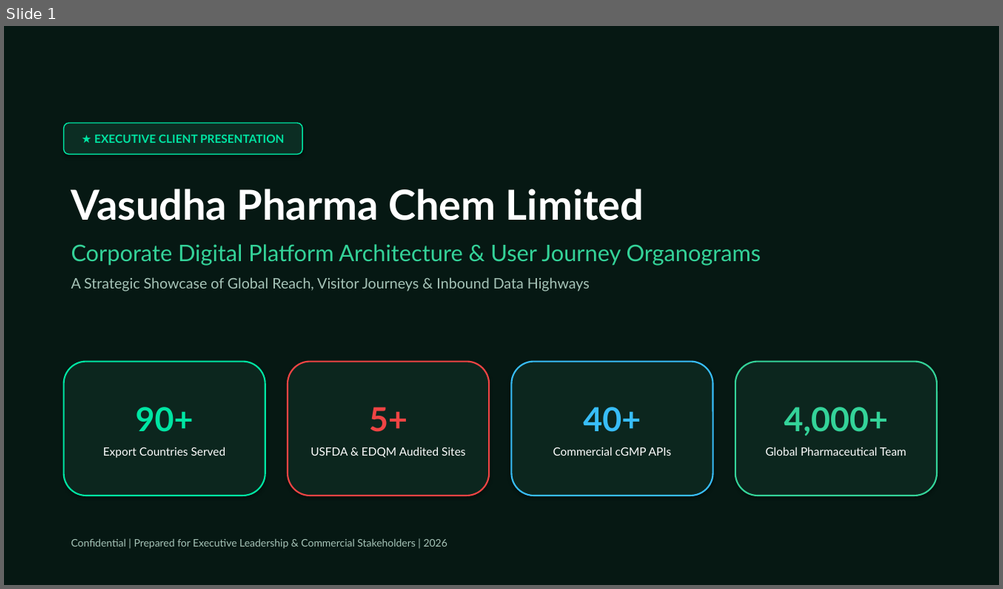
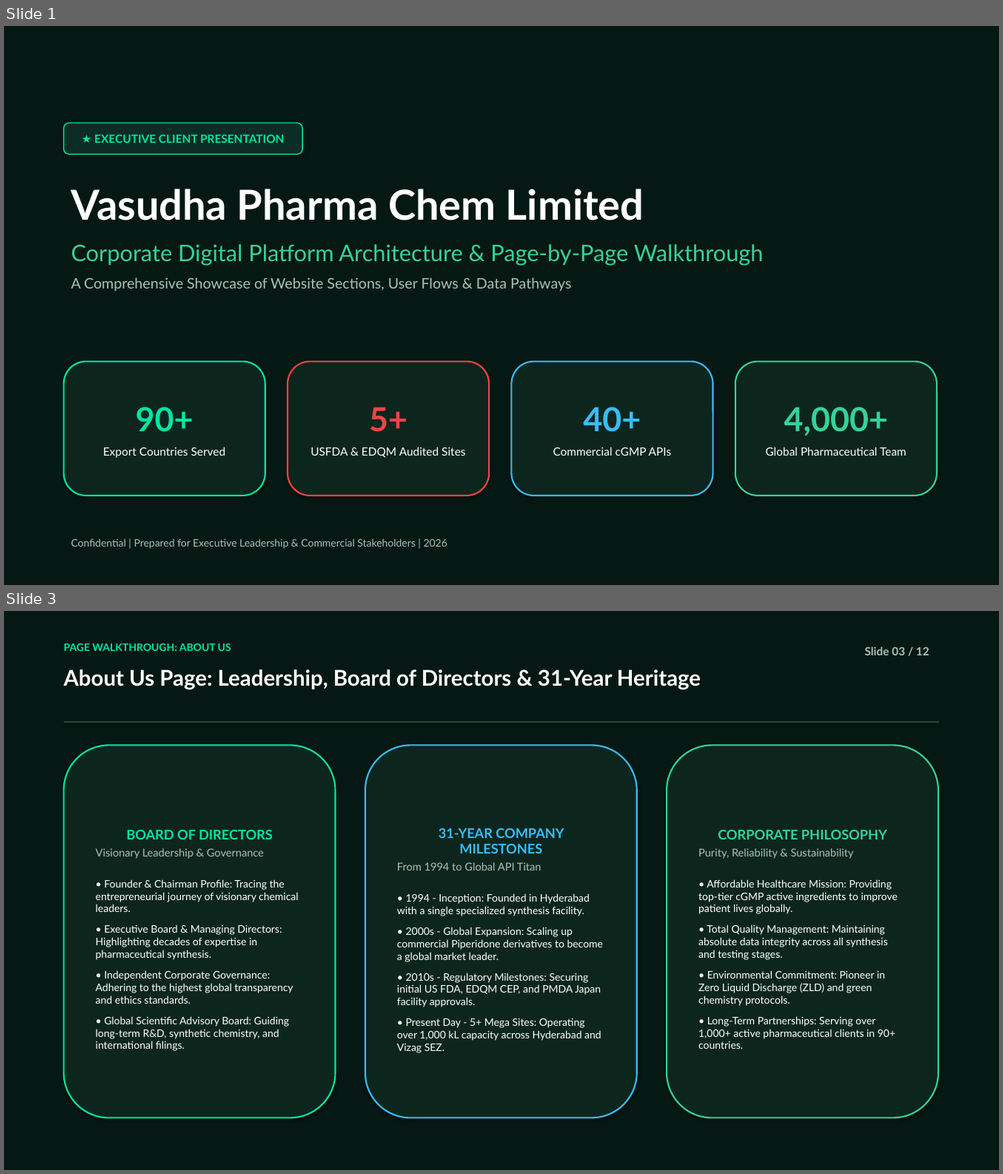
Before and after one commit to saikrishna-bethamcharla/vasudhapharma-green, a slide deck: Vasudha_Pharma_Executive_Presentation.pptx. Shown one above the other, each under a label of ours: slide 1 before the commit, slides 1 and 3 after it; the slides between them are not shown. The pictures are 1003x589 and 1003x1174 pixels, drawn with LibreOffice and Linux fonts; fonts in the diff are those of the drawing. Boxes give left, top, right and bottom in pixels: in the first picture for what was removed or moved away, otherwise in the second. Text is boxed around its words. In the diff, an @@ line names an element or a change of style, - is before the commit and + after.

Commit message:
docs(presentation): update deck to page-by-page walkthrough with 3D globe, About Us, and section organograms

```diff
--- a/Vasudha_Pharma_Executive_Presentation.pptx
+++ b/Vasudha_Pharma_Executive_Presentation.pptx
@@ slide 3 added at bbox=[4, 611, 999, 1170], background #FFFFFF @@
@@ rectangle added at bbox=[4, 611, 999, 1170], fill #061813 @@
@@ text added at bbox=[64, 643, 231, 651], 10 pt, text #00E5A3, bold @@
+PAGE WALKTHROUGH: ABOUT US
@@ text added at bbox=[865, 647, 929, 655], 11 pt, text #A7C4B8, bold @@
+Slide 03 / 12
@@ text added at bbox=[64, 669, 700, 690], 21 pt, text #FFFFFF, bold @@
+About Us Page: Leadership, Board of Directors & 31-Year Heritage
@@ rectangle added at bbox=[64, 721, 939, 723], fill #1A4A3A @@
@@ rounded rectangle added at bbox=[64, 745, 336, 1119], fill #0C261E, outline #00E5A3 1.5 pt, 10 pt, text #FFFFFF @@
+BOARD OF DIRECTORS
+Visionary Leadership & Governance
+• Founder & Chairman Profile: Tracing the entrepreneurial journey of visionary chemical leaders.
+• Executive Board & Managing Directors: Highlighting decades of expertise in pharmaceutical synthesis.
+• Independent Corporate Governance: Adhering to the highest global transparency and ethics standards.
+• Global Scientific Advisory Board: Guiding long-term R&D, synthetic chemistry, and international filings.
@@ rounded rectangle added at bbox=[365, 745, 637, 1119], fill #0C261E, outline #38BDF8 1.5 pt, 10 pt, text #FFFFFF @@
+31-YEAR COMPANY MILESTONES
+From 1994 to Global API Titan
+• 1994 - Inception: Founded in Hyderabad with a single specialized synthesis facility.
+• 2000s - Global Expansion: Scaling up commercial Piperidone derivatives to become a global market leader.
+• 2010s - Regulatory Milestones: Securing initial US FDA, EDQM CEP, and PMDA Japan facility approvals.
+• Present Day - 5+ Mega Sites: Operating over 1,000 kL capacity across Hyderabad and Vizag SEZ.
@@ rounded rectangle added at bbox=[666, 745, 938, 1119], fill #0C261E, outline #34D399 1.5 pt, 10 pt, text #FFFFFF @@
+CORPORATE PHILOSOPHY
+Purity, Reliability & Sustainability
+• Affordable Healthcare Mission: Providing top-tier cGMP active ingredients to improve patient lives globally.
+• Total Quality Management: Maintaining absolute data integrity across all synthesis and testing stages.
+• Environmental Commitment: Pioneer in Zero Liquid Discharge (ZLD) and green chemistry protocols.
+• Long-Term Partnerships: Serving over 1,000+ active pharmaceutical clients in 90+ countries.
@@ slide 1 changed as well @@
@@ text at bbox=[71, 244, 763, 292]: text changed @@
-Corporate Digital Platform Architecture & User Journey Organograms
-A Strategic Showcase of Global Reach, Visitor Journeys & Inbound Data Highways
+Corporate Digital Platform Architecture & Page-by-Page Walkthrough
+A Comprehensive Showcase of Website Sections, User Flows & Data Pathways
```
Also in this commit, not shown: 2 other slides changed, 8 other slides added, 9 slides removed, 2 other files.
